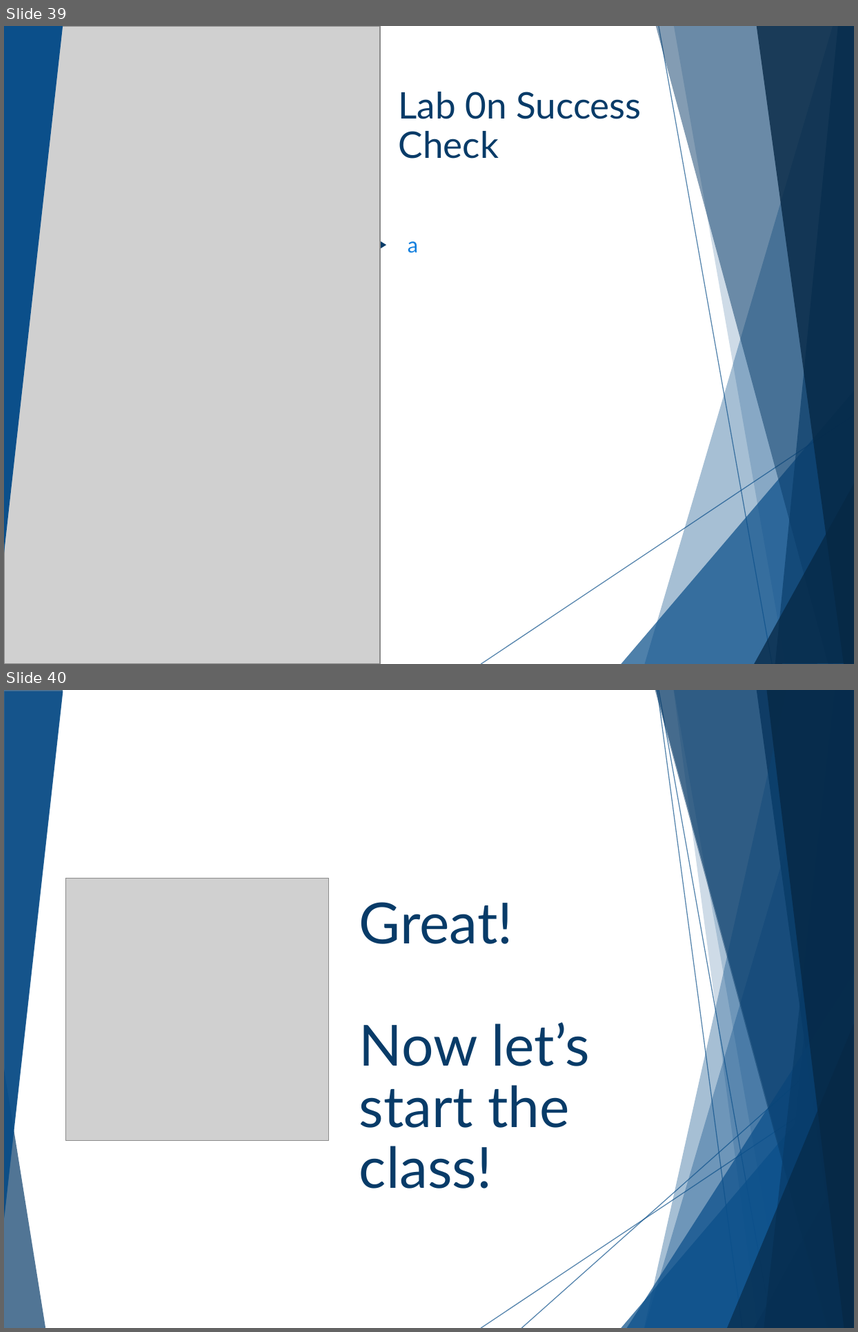
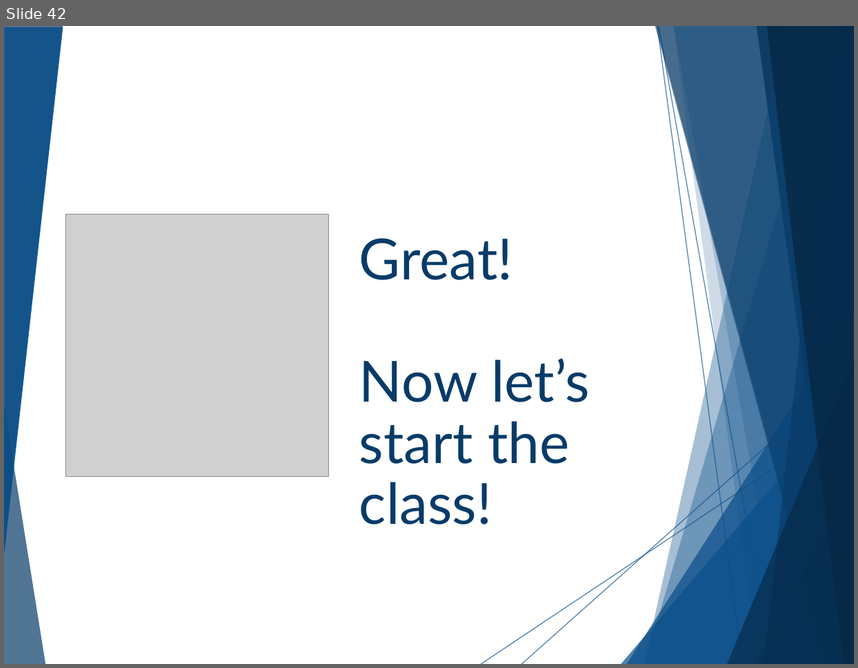
Before and after one commit to cashmy/AAISE_Details, a slide deck: 10-152-117_Python_Programming/Slide_Decks/Week_01/W01D01_Setup_Lecture_Slides.pptx. Shown one above the other, each under a label of ours: slides 39 and 40 before the commit, slide 42 after it. The pictures are 858x1332 and 858x668 pixels, drawn with LibreOffice and Linux fonts; fonts in the diff are those of the drawing; grey boxes stand for pictures; background and template pictures are left out. Boxes give left, top, right and bottom in pixels: in the first picture for what was removed or moved away, otherwise in the second. Text is boxed around its words. In the diff, an @@ line names an element or a change of style, - is before the commit and + after.

```diff
--- a/10-152-117_Python_Programming/Slide_Decks/Week_01/W01D01_Setup_Lecture_Slides.pptx
+++ b/10-152-117_Python_Programming/Slide_Decks/Week_01/W01D01_Setup_Lecture_Slides.pptx
@@ slide 39 removed at <box>4,26,854,664</box>, background #FFFFFF; not listed: 10 template elements that a slide beside it also shows @@
@@ picture removed at <box>4,26,380,664</box> @@
@@ triangle removed at <box>4,26,63,553</box> @@
@@ title removed at <box>399,92,642,158</box> @@
-Lab 0n Success Check
@@ text removed at <box>408,241,418,253</box> @@
-▶ a
@@ what was slide 40 is now slide 42 @@
```
Also in this commit, not shown: 9 slides changed, 7 slides added, 5 other slides removed, 25 other files.
